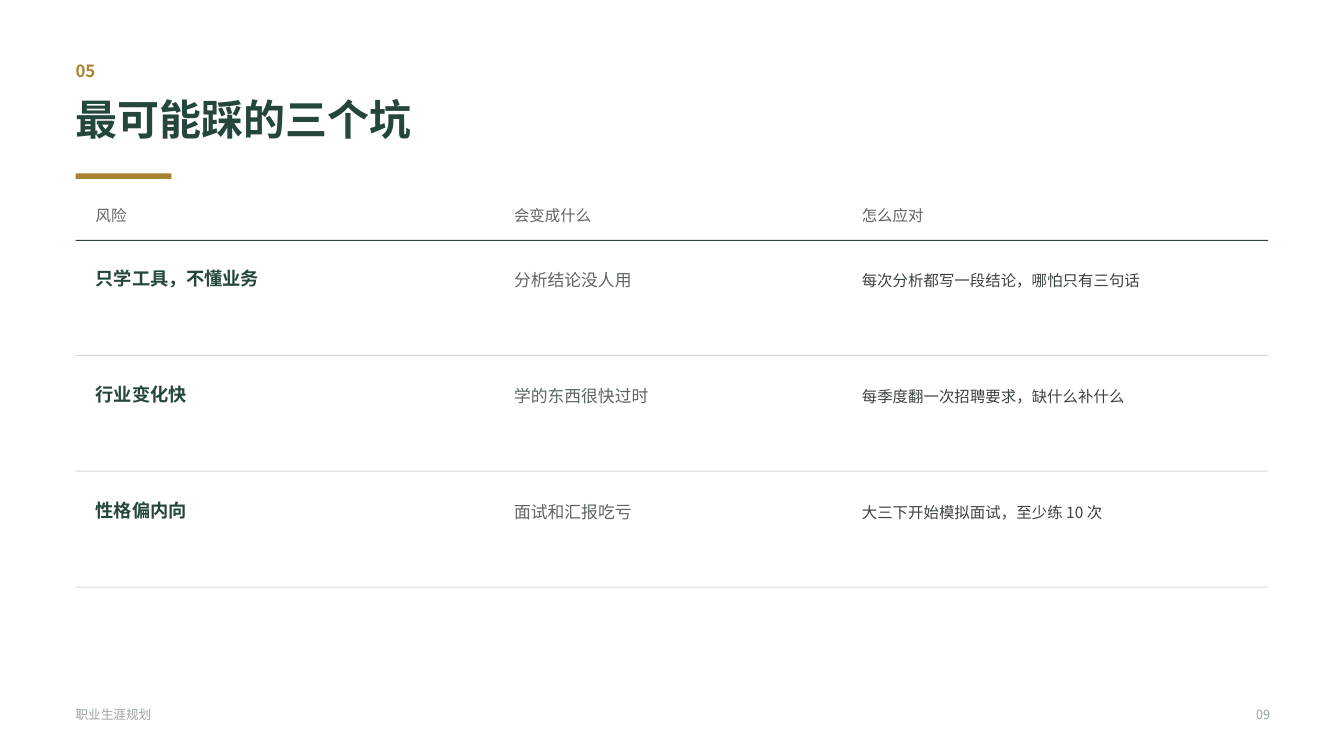
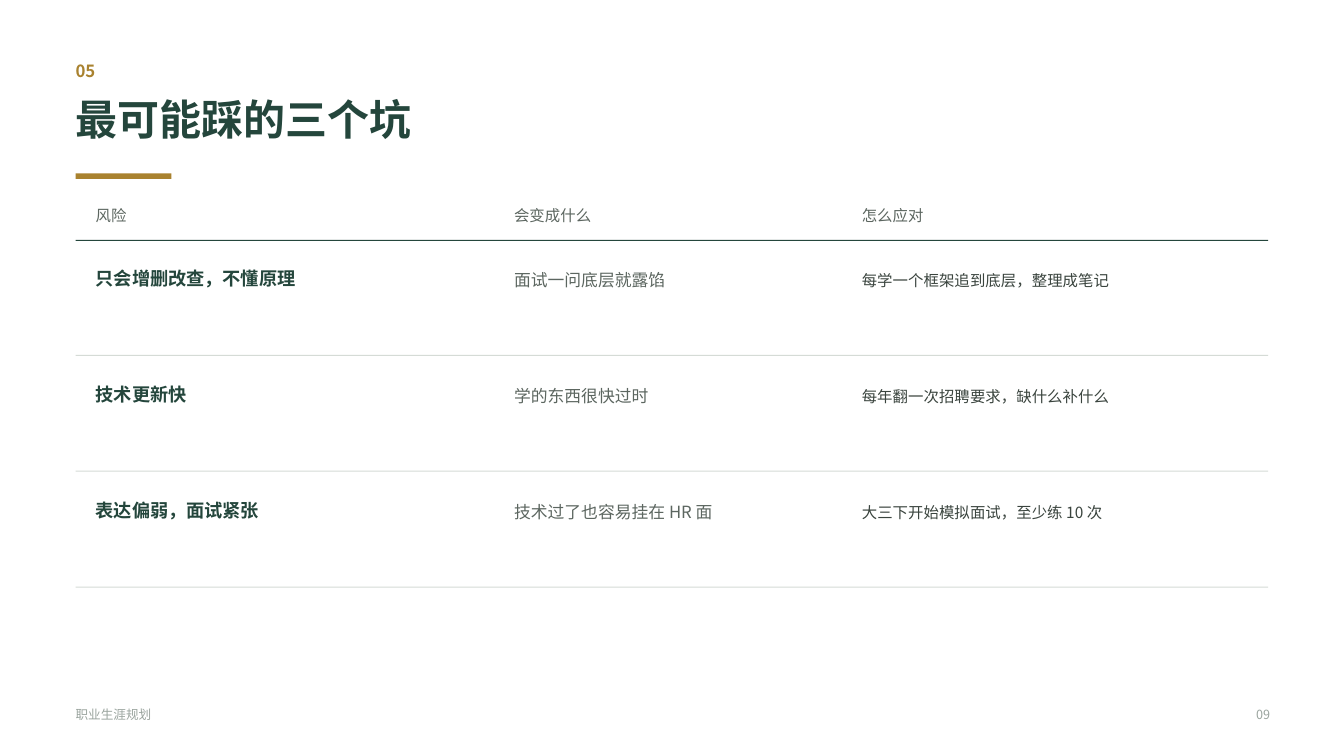
Before and after one commit to SEN-FOREST-21/feiyi-video-analysis, a slide deck: slide 9 of 职业生涯规划.pptx. Drawn at 1344x756 pixels with LibreOffice and Linux fonts; fonts in the diff are those of the drawing. Boxes give left, top, right and bottom in pixels: in the first picture for what was removed or moved away, otherwise in the second. Text is boxed around its words. In the diff, an @@ line names an element or a change of style, - is before the commit and + after.

```diff
--- a/职业生涯规划.pptx
+++ b/职业生涯规划.pptx
@@ text at [96, 269, 296, 288]: text changed @@
-只学工具，不懂业务
+只会增删改查，不懂原理
@@ text at [514, 272, 665, 288]: text changed @@
-分析结论没人用
+面试一问底层就露馅
@@ text at [862, 273, 1109, 288]: text changed @@
-每次分析都写一段结论，哪怕只有三句话
+每学一个框架追到底层，整理成笔记
@@ text at [96, 385, 187, 403]: text changed @@
-行业变化快
+技术更新快
@@ text at [862, 389, 1109, 404]: text changed @@
-每季度翻一次招聘要求，缺什么补什么
+每年翻一次招聘要求，缺什么补什么
@@ text at [96, 501, 259, 520]: text changed @@
-性格偏内向
+表达偏弱，面试紧张
@@ text at [514, 504, 713, 520]: text changed @@
-面试和汇报吃亏
+技术过了也容易挂在 HR 面
```
Also in this commit, not shown: 8 other slides changed, 1 other file.
